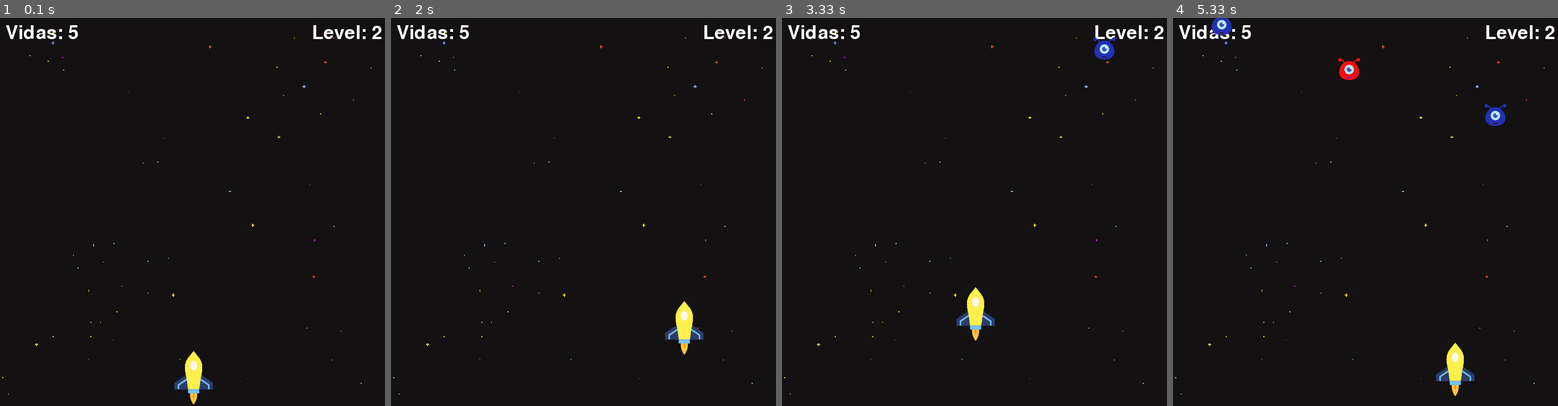
Above: before the commit, frames 1-4 (left to right).
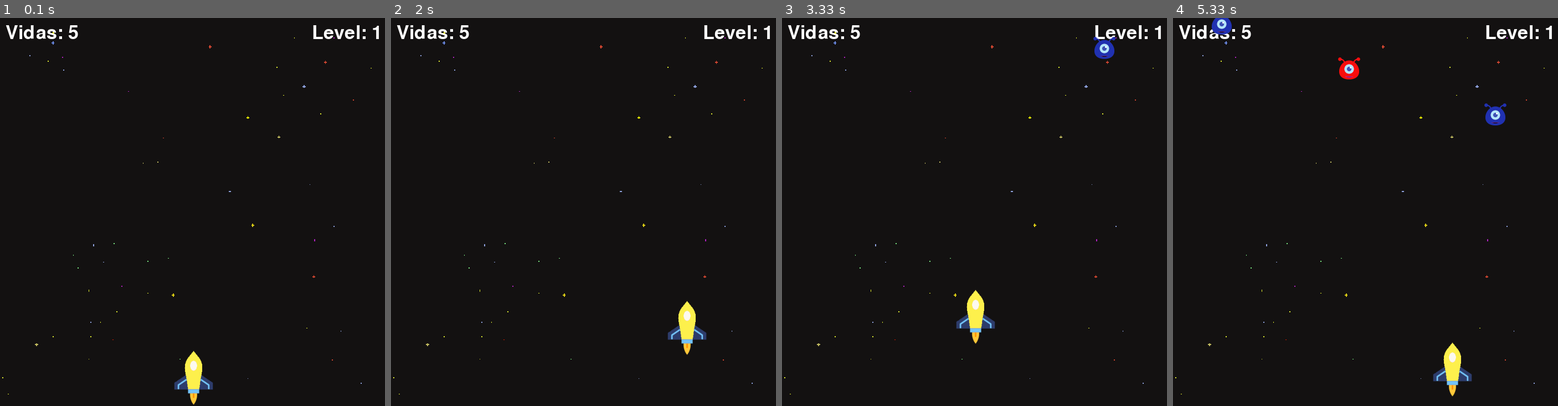
Above: after the commit, the same moments.

Repository: lavinyacorreia/PI-PYGAME
Game: pygame game, started from main.py
Same seed, same stepped clock (60 frames per second), same inputs: the game is played once before the commit and once after it.
Inputs:
- Up to frame 1 (0.1 s): no input
- Up to frame 2 (2 s): hold Right 0.33-0.8 s; hold Up 0.83-1.13 s; hold Right 1.17-1.63 s; hold Left from 1.67 s (still down)
- Up to frame 3 (3.33 s): release Left at 2.2 s; hold Down 2.23-2.53 s; hold Left 2.57-2.97 s; hold Up from 3 s (still down)
- Up to frame 4 (5.33 s): release Up at 3.37 s; hold Right 3.4-4.03 s; hold Down 4.07-4.43 s; hold Left 4.47-4.93 s; hold Right from 4.97 s (still down)

The runs differ from the first frame. In frame 1, less than 0.1% of the frame differs, in the area x 96-100%, y 2-6%; in frame 2, 0.4%; in frame 3, 0.5%; in frame 4, 0.7%, in the area x 10-100%, y 0-98%.

Commit message:
Após perder todas as vidas, o jogo encerra

Diff:
--- a/main.py
+++ b/main.py
@@ -12,7 +12,7 @@
 RED_ALIEN = pygame.image.load(os.path.join("assets", "alien-red.png"))
 BLUE_ALIEN = pygame.image.load(os.path.join("assets", "alien-blue.png"))
 GREEN_ALIEN = pygame.image.load(os.path.join("assets", "alien-green.png"))
-RED_ALIEN = pygame.image.load(os.path.join("assets", "alien-red.png"))
+
 
 # Nave do jogador
 YELLOW_SHIP = pygame.image.load(os.path.join("assets", "yellow_ship.png"))
@@ -77,21 +77,23 @@
 
 
 
-
 def main():
     run = True
     FPS = 60
-    level = 1
+    level = 0
     lives = 5
     main_font = pygame.font.SysFont("comicsans", 50)
+    perdeu_font = pygame.font.SysFont("comicsans", 60)
     velocidade_jogador = 5
+    perdeu = False
+    perdeu_conta = 0
 
     #aliens
     inimigos = []
     onda_inimigos = 5
     velocidade_inimigo = 1
 
-    player = Player(300,600)
+    player = Player(300, 600)
 
     clock = pygame.time.Clock()
 
@@ -109,16 +111,34 @@
 
         player.draw(WIN)
 
+        if perdeu:
+            perdeu_label = perdeu_font.render("Você perdeu", 1, (255,255,255))
+            WIN.blit(perdeu_label, (WIDTH/2 - perdeu_label.get_width()/2, 350))
+
+
         pygame.display.update()
 
     while run:
         clock.tick(FPS)
+        redraw_window()
+
+        if lives <= 0 or player.health <= 0:
+            perdeu = True
+            perdeu_conta += 1
+
+        #Fechar o jogo após perda e contagem de 3 segundos
+        if perdeu:
+            if perdeu_conta > FPS * 3:
+                run = False
+            else:
+                continue
 
         if len(inimigos) == 0:
             level += 1
             onda_inimigos += 3
             #Todos os aliens com mesma velocidade, porém com posições iniciais diferentes
             for i in range(onda_inimigos):
+                # __init__(self, x, y, color, health=100):
                 inimigo = Alien(random.randrange(50, WIDTH-100), random.randrange(-1500, -100), random.choice(["red", "blue", "green"]))
                 inimigos.append(inimigo)
 
@@ -148,6 +168,5 @@
                 inimigos.remove(inimigo)
 
 
-        redraw_window()
 
 main()
--- /dev/null
+++ b/tempCodeRunnerFile.py
@@ -0,0 +1 @@
+ onda_inimigos = 5
